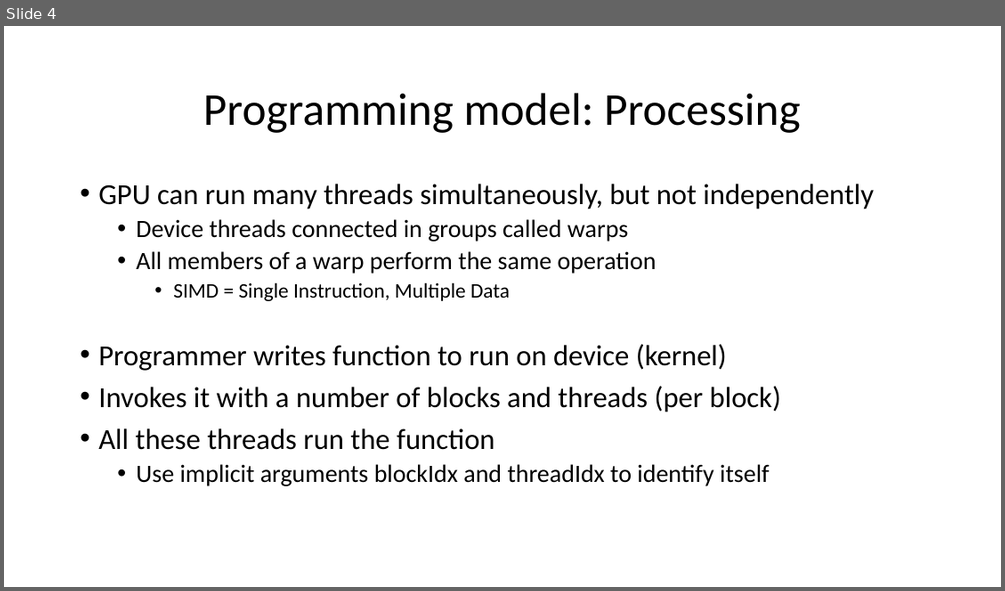
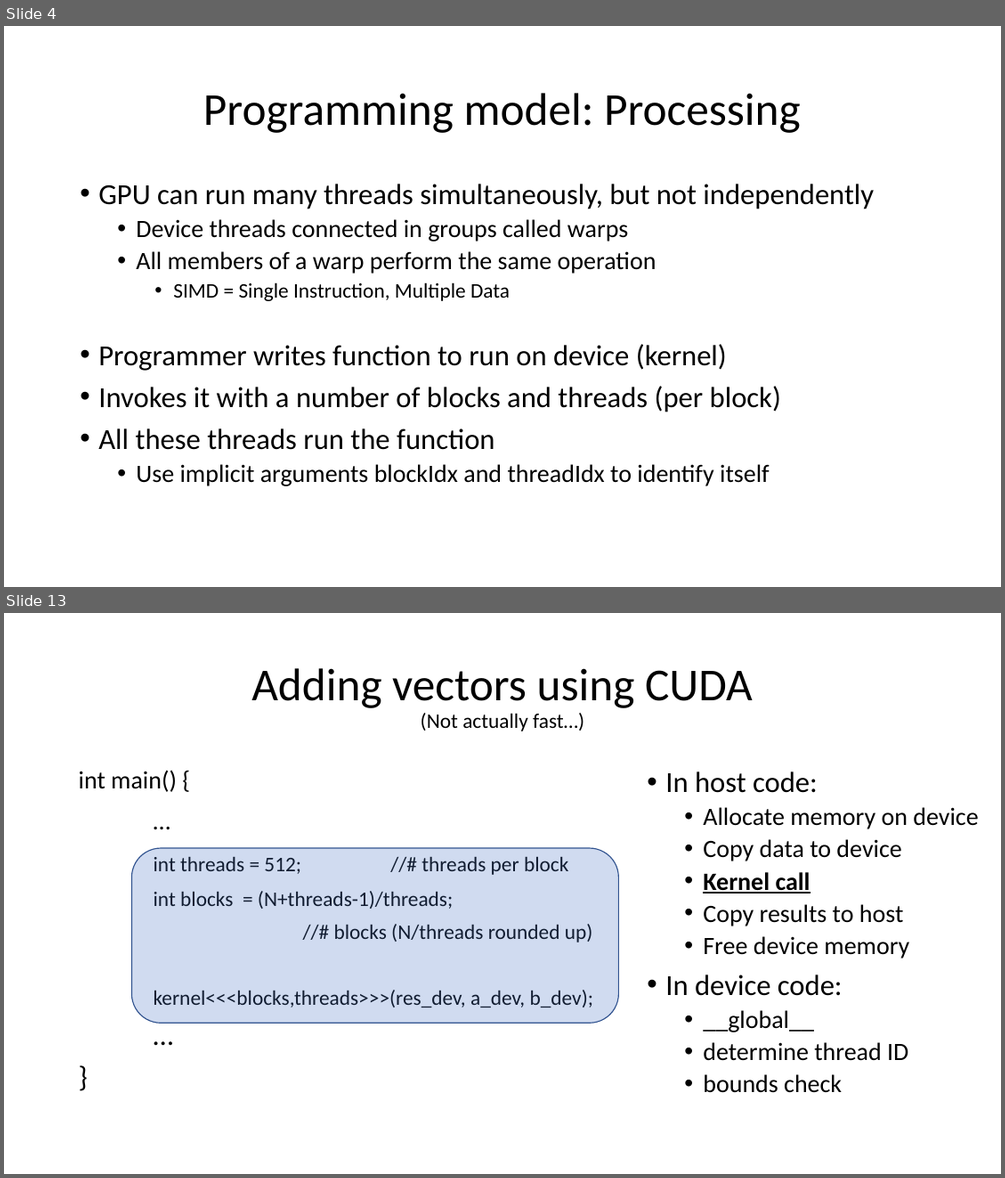
Before and after one commit to TeachingUndergradsCHC/modules, a slide deck: Programming/cuda/lecture_slides_pi.pptx. Shown one above the other, each under a label of ours: slide 4 before the commit, slides 4 and 13 after it; the slides between them are not shown. The pictures are 1005x591 and 1005x1178 pixels, drawn with LibreOffice and Linux fonts; fonts in the diff are those of the drawing. Boxes give left, top, right and bottom in pixels: in the first picture for what was removed or moved away, otherwise in the second. Text is boxed around its words. In the diff, an @@ line names an element or a change of style, - is before the commit and + after.

```diff
--- a/Programming/cuda/lecture_slides_pi.pptx
+++ b/Programming/cuda/lecture_slides_pi.pptx
@@ slide 13 added at [4, 613, 1001, 1174], background #FFFFFF @@
@@ title added at [251, 668, 752, 731], 44 pt, text #000000 @@
+Adding vectors using CUDA
+(Not actually fast…)
@@ text added at [79, 770, 594, 1007], 20 pt, text #000000 @@
+int main() {
+…
+int threads = 512; //# threads per block
+int blocks = (N+threads-1)/threads;
+//# blocks (N/threads rounded up)
+kernel<<<blocks,threads>>>(res_dev, a_dev, b_dev);
+…
+}
@@ text added at [665, 771, 978, 1093], 24 pt, text #000000 @@
+• In host code:
+  • Allocate memory on device
+  • Copy data to device
+  • Kernel call
+  • Copy results to host
+  • Free device memory
+• In device code:
+  • __global__
+  • determine thread ID
+  • bounds check
@@ rounded rectangle added at [132, 848, 619, 1022], fill #4472C4 at 25% opacity, outline #325491 1 pt @@
```
Also in this commit, not shown: 11 slides changed, 6 other slides added, 1 slide removed, 3 other files.
